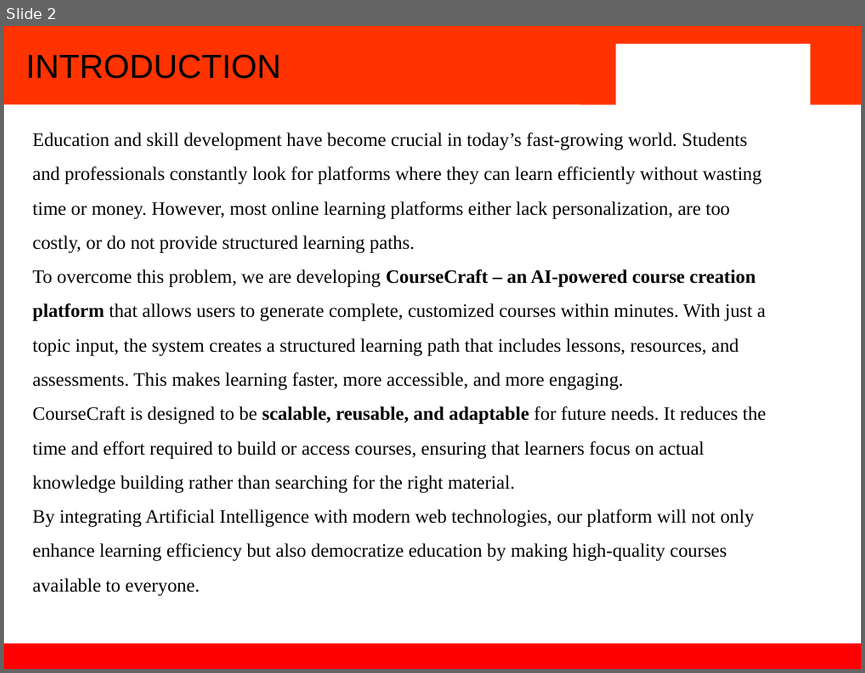
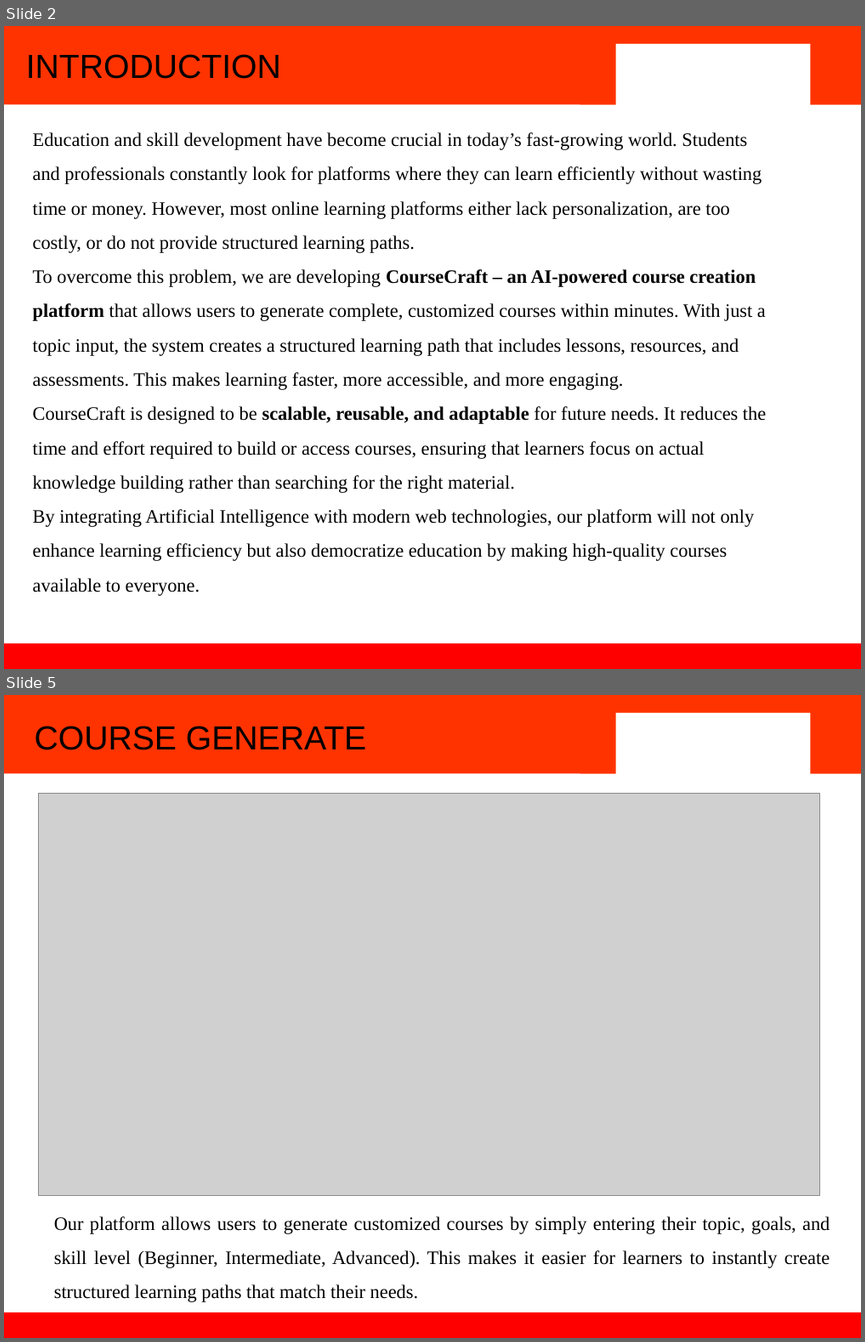
Before and after one commit to KartikyaSokhal/CourseCraft, a slide deck: FEE ST1/coursecraft.pptx. Shown one above the other, each under a label of ours: slide 2 before the commit, slides 2 and 5 after it; the slides between them are not shown. The pictures are 865x673 and 865x1342 pixels, drawn with LibreOffice and Linux fonts; fonts in the diff are those of the drawing; grey boxes stand for pictures; background and template pictures are left out. Boxes give left, top, right and bottom in pixels: in the first picture for what was removed or moved away, otherwise in the second. Text is boxed around its words. In the diff, an @@ line names an element or a change of style, - is before the commit and + after.

Commit message:
changes in code and ppt

```diff
--- a/FEE ST1/coursecraft.pptx
+++ b/FEE ST1/coursecraft.pptx
@@ slide 5 added at bbox=[4, 695, 861, 1338], background #FFFFFF; not listed: 4 template elements that a slide beside it also shows @@
@@ text added at bbox=[35, 726, 366, 750], 28 pt, text #000000 @@
+COURSE GENERATE
@@ picture added at bbox=[38, 794, 820, 1196] @@
@@ text added at bbox=[54, 1216, 829, 1302], 16 pt, text #000000 @@
+Our platform allows users to generate customized courses by simply entering their topic, goals, and skill level (Beginner, Intermediate, Advanced). This makes it easier for learners to instantly create structured learning paths that match their needs.
```
Also in this commit, not shown: 3 slides changed, 2 other slides added, 4 slides removed, 2 other files.
